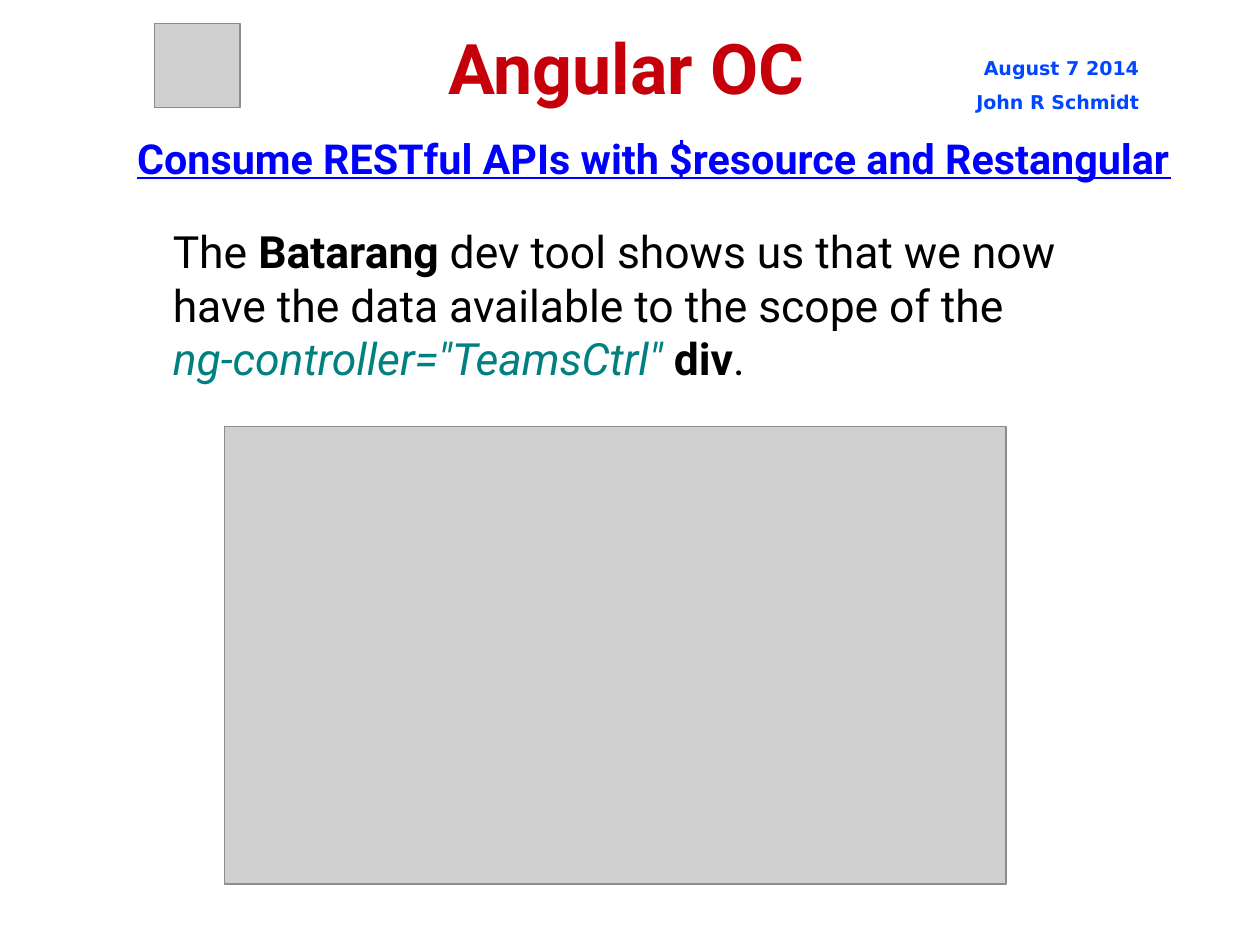
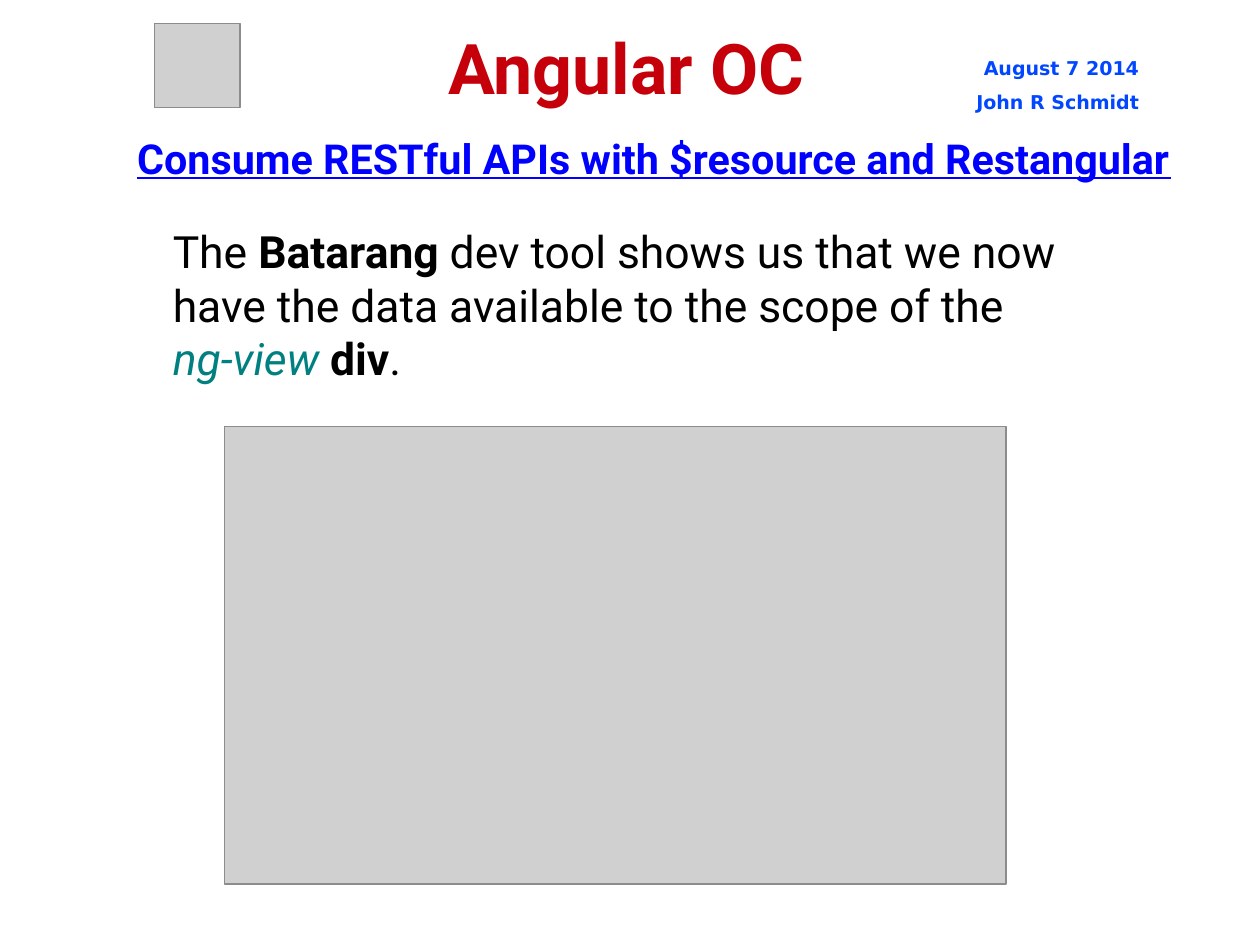
Before and after one commit to jrschmidt/fifa-angular-rest-demo, a slide deck: slide 30 of fifa.odp (slide 31 before the commit). Drawn at 1260x945 pixels with LibreOffice and Linux fonts; fonts in the diff are those of the drawing; grey boxes stand for pictures; background and template pictures are left out. Boxes give left, top, right and bottom in pixels: in the first picture for what was removed or moved away, otherwise in the second. Text is boxed around its words. In the diff, an @@ line names an element or a change of style, - is before the commit and + after.

Commit message:
update presentation to reflect change to single controller

```diff
--- a/fifa.odp
+++ b/fifa.odp
@@ subtitle at (173,234,1055,385): text changed @@
-The Batarang dev tool shows us that we now have the data available to the scope of the ng-controller="TeamsCtrl" div.
+The Batarang dev tool shows us that we now have the data available to the scope of the ng-view div.
```
Also in this commit, not shown: 4 other slides changed, 1 slide removed, 4 other files.
